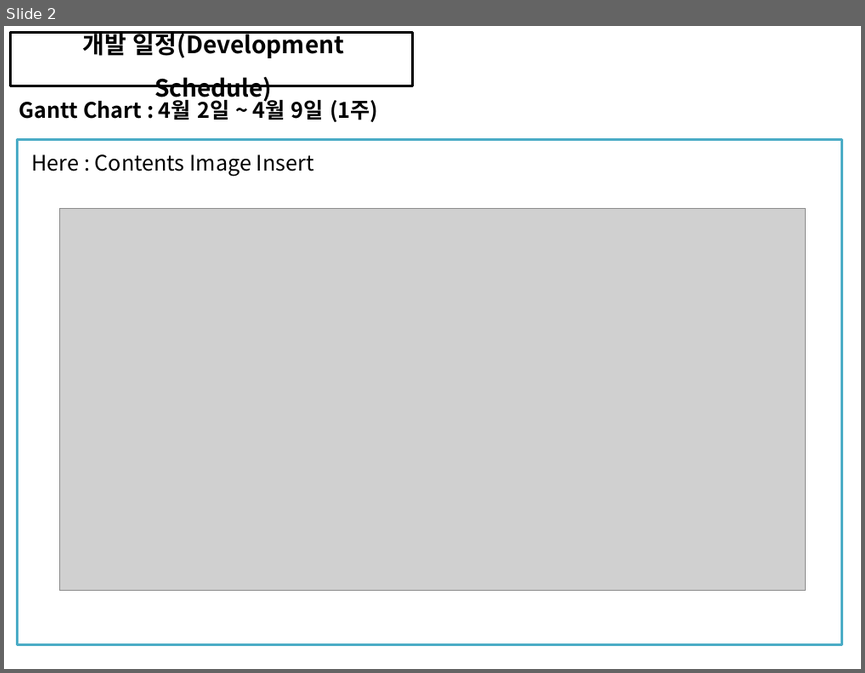
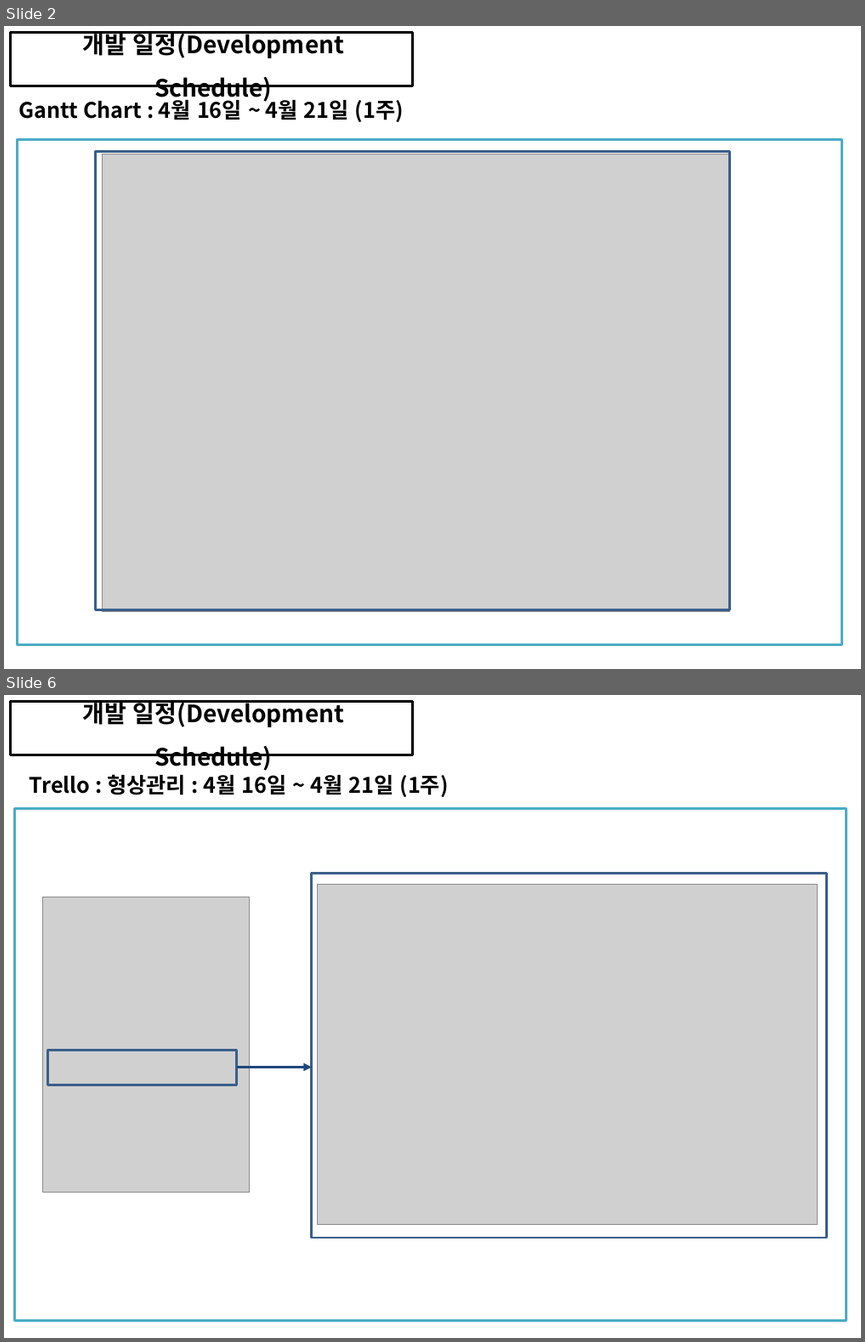
Before and after one commit to soh0256/4team, a slide deck: 개발 4팀 2차 미니 프로젝트/6) KOSMO_77기_개발 4팀_일정관리_형상관리_활용_종합보고서.pptx. Shown one above the other, each under a label of ours: slide 2 before the commit, slides 2 and 6 after it; the slides between them are not shown. The pictures are 865x673 and 865x1342 pixels, drawn with LibreOffice and Linux fonts; fonts in the diff are those of the drawing; grey boxes stand for pictures. Boxes give left, top, right and bottom in pixels: in the first picture for what was removed or moved away, otherwise in the second. Text is boxed around its words. In the diff, an @@ line names an element or a change of style, - is before the commit and + after.

```diff
--- a/개발 4팀 2차 미니 프로젝트/6) KOSMO_77기_개발 4팀_일정관리_형상관리_활용_종합보고서.pptx
+++ b/개발 4팀 2차 미니 프로젝트/6) KOSMO_77기_개발 4팀_일정관리_형상관리_활용_종합보고서.pptx
@@ slide 6 added at (4, 695, 861, 1338), background #FFFFFF @@
@@ rectangle added at (11, 702, 413, 756), outline #000000 2 pt @@
@@ text added at (82, 700, 344, 771), 20 pt, text #000000, bold @@
+개발 일정(Development Schedule)
@@ text added at (30, 774, 449, 797), 18 pt, text #000000, bold @@
+Trello : 형상관리 : 4월 16일 ~ 4월 21일 (1주)
@@ rectangle added at (14, 809, 846, 1321), fill #FFFFFF, outline #4BACC6 2 pt @@
@@ picture added at (43, 896, 250, 1191) @@
@@ rectangle added at (311, 873, 827, 1237), outline #3A5F8C 2 pt @@
@@ picture added at (318, 885, 817, 1225) @@
@@ rectangle added at (47, 1049, 236, 1084), outline #3A5F8C 2 pt @@
@@ arrow added from (237, 1066) to (312, 1066), #1F497D 2.25 pt @@
@@ slide 2 changed as well @@
@@ text at (19, 97, 404, 122): text changed @@
-Gantt Chart : 4월 2일 ~ 4월 9일 (1주)
+Gantt Chart : 4월 16일 ~ 4월 21일 (1주)
@@ rectangle added at (95, 152, 729, 609), outline #3A5F8C 2 pt @@
@@ text removed at (32, 154, 314, 176) @@
-Here : Contents Image Insert
@@ picture: place and size @@
-picture at (60, 209, 805, 590)
+picture at (103, 154, 730, 611)
```
Also in this commit, not shown: 13 other slides changed, 21 other slides added.
